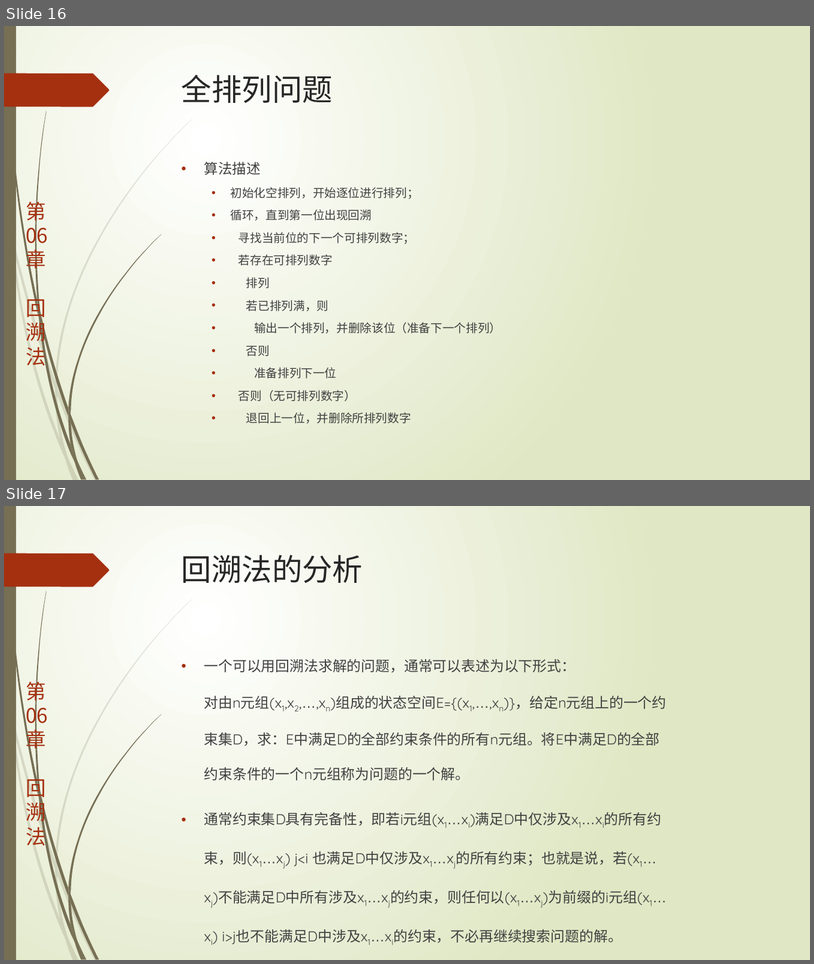
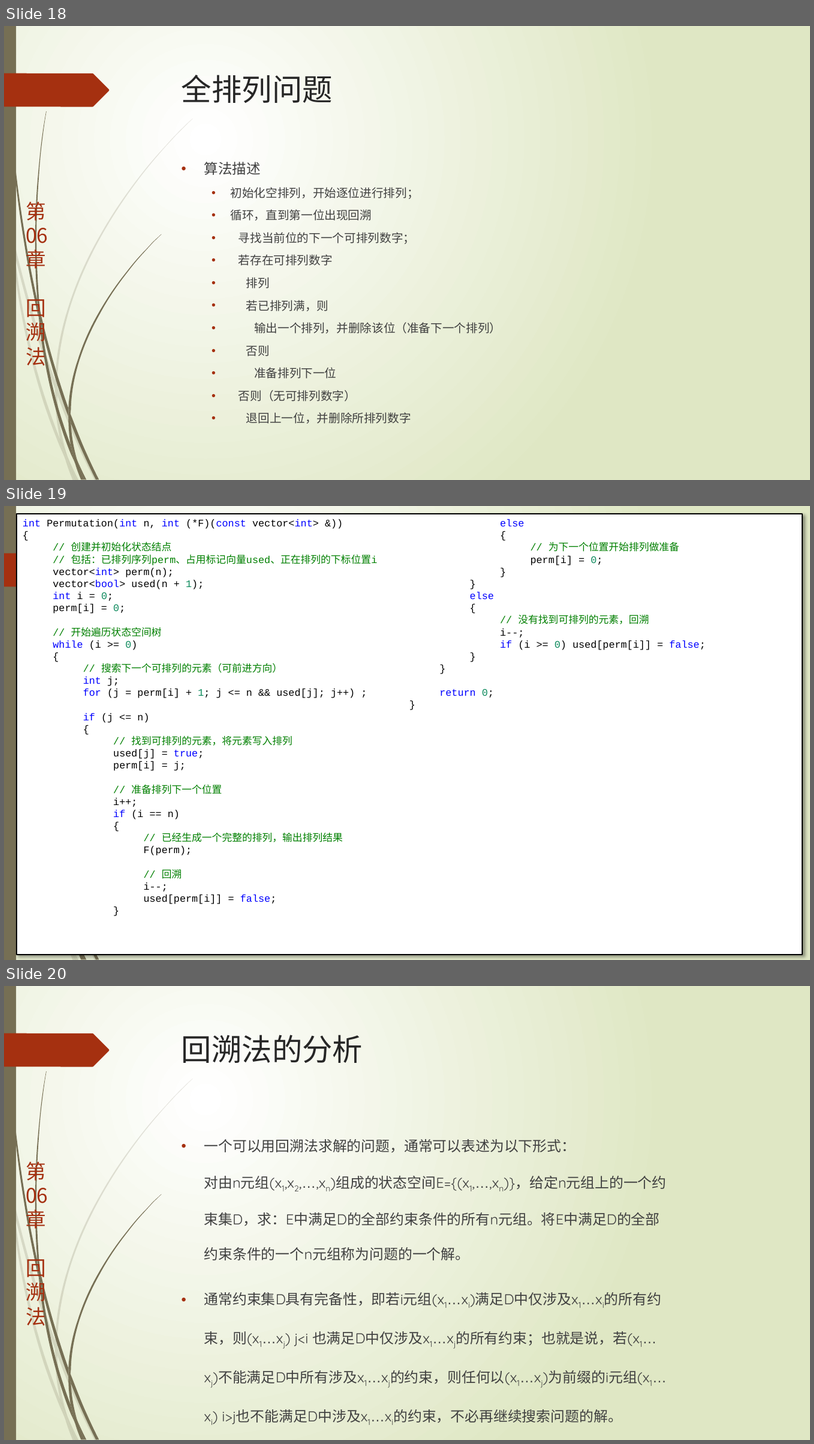
Before and after one commit to TeacherPeng/AlgorithmDesign, a slide deck: 教案/第06章.回溯法.pptx. Shown one above the other, each under a label of ours: slides 16 and 17 before the commit, slides 18, 19 and 20 after it. The pictures are 814x964 and 814x1444 pixels, drawn with LibreOffice and Linux fonts; fonts in the diff are those of the drawing. Boxes give left, top, right and bottom in pixels: in the first picture for what was removed or moved away, otherwise in the second. Text is boxed around its words. In the diff, an @@ line names an element or a change of style, - is before the commit and + after.

Commit message:
更新回溯法示例代码和教案。

```diff
--- a/教案/第06章.回溯法.pptx
+++ b/教案/第06章.回溯法.pptx
@@ slide 19 added at (x1=4, y1=506, x2=810, y2=960), background gradient #FFFFFF to #DFE8C4; not listed: 14 template elements that a slide beside it also shows @@
@@ rectangle added at (x1=17, y1=514, x2=803, y2=954), fill #FFFFFF, outline #000000 1.25 pt, 12 pt, text #000000 @@
+int Permutation(int n, int (*F)(const vector<int> &))
+{
+  // 创建并初始化状态结点
+  // 包括：已排列序列perm、占用标记向量used、正在排列的下标位置i
+  vector<int> perm(n);
+  vector<bool> used(n + 1);
+  int i = 0;
+  perm[i] = 0;
+  // 开始遍历状态空间树
+  while (i >= 0)
+  {
+    // 搜索下一个可排列的元素（可前进方向）
+    int j;
+    for (j = perm[i] + 1; j <= n && used[j]; j++) ;
+    if (j <= n)
+    {
+      // 找到可排列的元素，将元素写入排列
+      used[j] = true;
+      perm[i] = j;
+      // 准备排列下一个位置
+      i++;
+      if (i == n)
+      {
+        // 已经生成一个完整的排列，输出排列结果
+        F(perm);
+        // 回溯
+        i--;
+        used[perm[i]] = false;
+    }
+      else
+      {
+        // 为下一个位置开始排列做准备
+        perm[i] = 0;
+      }
+    }
+    else
+    {
+      // 没有找到可排列的元素，回溯
+      i--;
+      if (i >= 0) used[perm[i]] = false;
+    }
+  }
+  return 0;
+}
@@ what was slide 16 is now slide 18 @@
@@ what was slide 17 is now slide 20 @@
```
Also in this commit, not shown: 1 slide changed, 2 other slides added, 2 other files.
